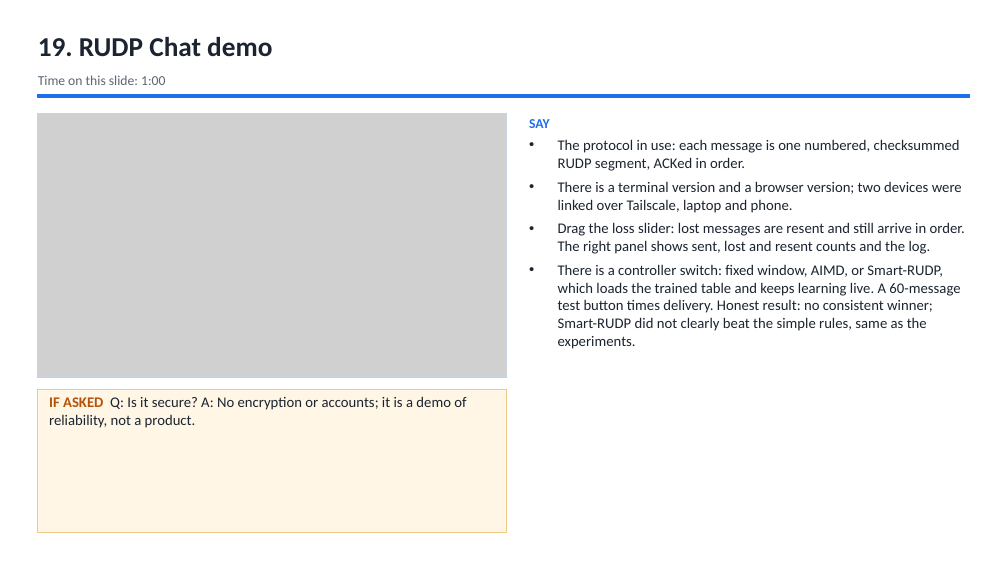
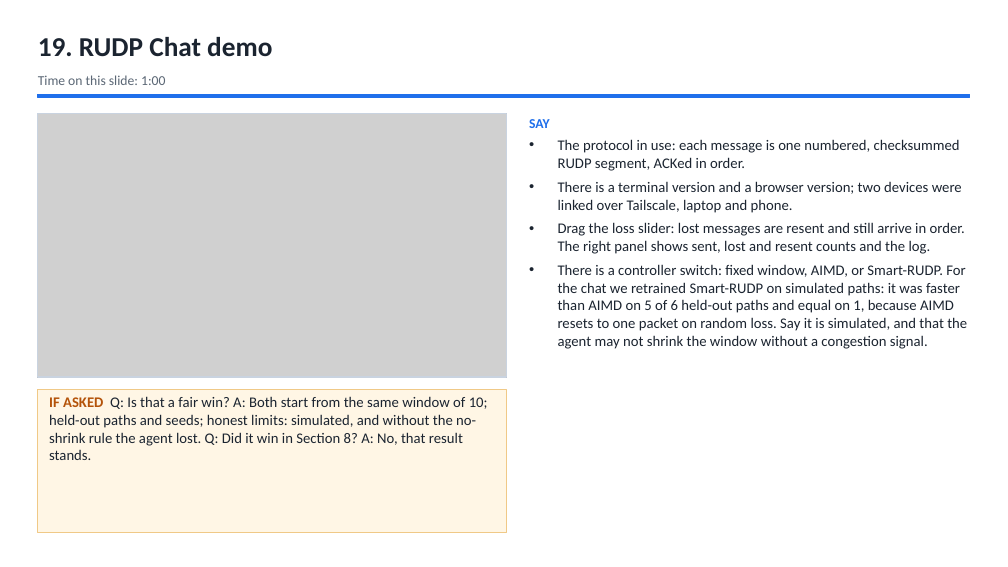
Before and after one commit to Capsturrrr/rudp, a slide deck: slide 21 of docs/final/RUDP_Host_Guide.pptx. Drawn at 1008x567 pixels with LibreOffice and Linux fonts; fonts in the diff are those of the drawing; grey boxes stand for pictures. Boxes give left, top, right and bottom in pixels: in the first picture for what was removed or moved away, otherwise in the second. Text is boxed around its words. In the diff, an @@ line names an element or a change of style, - is before the commit and + after.

```diff
--- a/docs/final/RUDP_Host_Guide.pptx
+++ b/docs/final/RUDP_Host_Guide.pptx
@@ text at [558, 264, 967, 349]: text changed @@
-• There is a controller switch: fixed window, AIMD, or Smart-RUDP, which loads the trained table and keeps learning live. A 60-message test button times delivery. Honest result: no consistent winner; Smart-RUDP did not clearly beat the simple rules, same as the experiments.
+• There is a controller switch: fixed window, AIMD, or Smart-RUDP. For the chat we retrained Smart-RUDP on simulated paths: it was faster than AIMD on 5 of 6 held-out paths and equal on 1, because AIMD resets to one packet on random loss. Say it is simulated, and that the agent may not shrink the window without a congestion signal.
@@ text at [49, 396, 488, 460]: text changed @@
-IF ASKED Q: Is it secure? A: No encryption or accounts; it is a demo of reliability, not a product.
+IF ASKED Q: Is that a fair win? A: Both start from the same window of 10; held-out paths and seeds; honest limits: simulated, and without the no-shrink rule the agent lost. Q: Did it win in Section 8? A: No, that result stands.
```
Also in this commit, not shown: 2 other slides changed, 12 other files.
